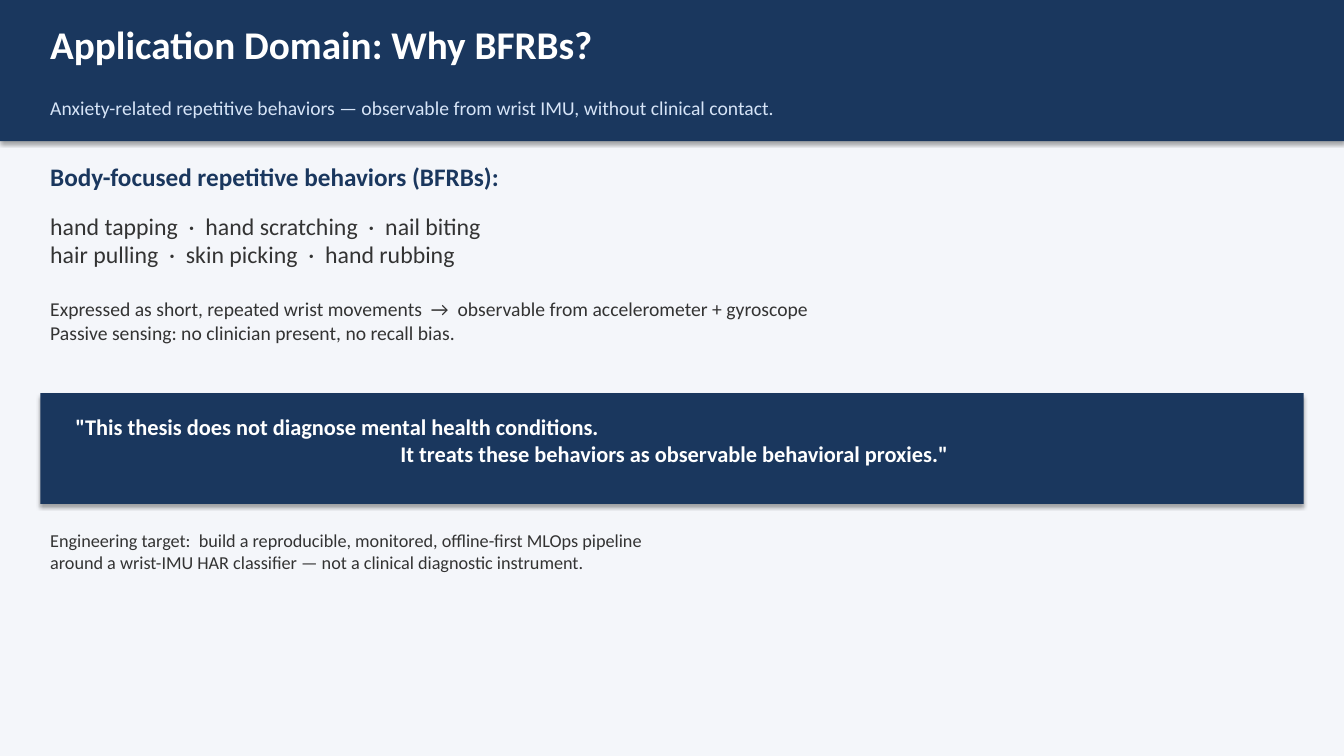
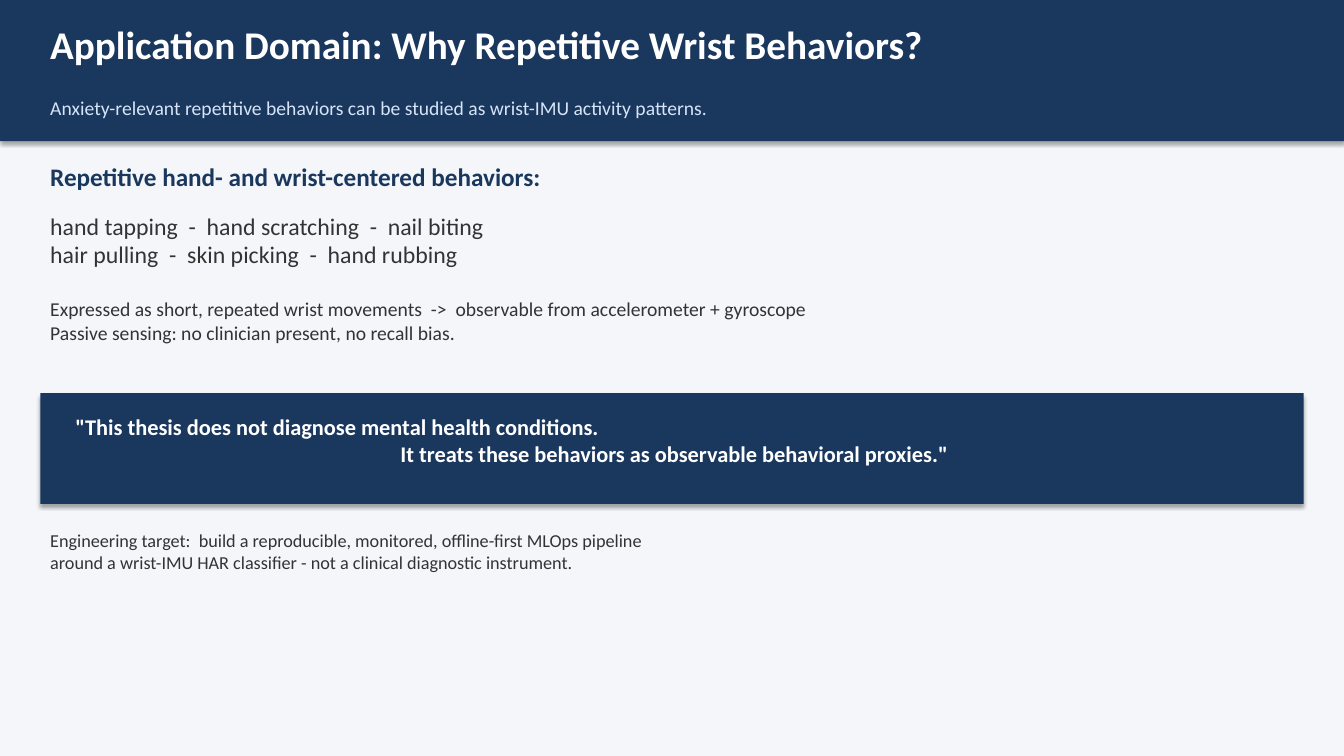
Before and after one commit to ShalinVachheta017/wearable-har-mlops-pipeline, a slide deck: slide 3 of internal/writing/defense_slides.pptx. Drawn at 1344x756 pixels with LibreOffice and Linux fonts; fonts in the diff are those of the drawing. Boxes give left, top, right and bottom in pixels: in the first picture for what was removed or moved away, otherwise in the second. Text is boxed around its words. In the diff, an @@ line names an element or a change of style, - is before the commit and + after.

```diff
--- a/internal/writing/defense_slides.pptx
+++ b/internal/writing/defense_slides.pptx
@@ text at <box>50,31,922,65</box>: text changed @@
-Application Domain: Why BFRBs?
+Application Domain: Why Repetitive Wrist Behaviors?
@@ text at <box>50,101,706,118</box>: text changed @@
-Anxiety-related repetitive behaviors — observable from wrist IMU, without clinical contact.
+Anxiety-relevant repetitive behaviors can be studied as wrist-IMU activity patterns.
@@ text at <box>50,168,540,190</box>: text changed @@
-Body-focused repetitive behaviors (BFRBs):
+Repetitive hand- and wrist-centered behaviors:
@@ text at <box>50,218,483,267</box>: text changed @@
-hand tapping · hand scratching · nail biting
-hair pulling · skin picking · hand rubbing
+hand tapping - hand scratching - nail biting
+hair pulling - skin picking - hand rubbing
@@ text at <box>50,302,805,344</box>: text changed @@
-Expressed as short, repeated wrist movements → observable from accelerometer + gyroscope
-Passive sensing: no clinician present, no recall bias.
+Expressed as short, repeated wrist movements -> observable from accelerometer + gyroscope
+Passive sensing: no clinician present, no recall bias.
@@ text at <box>50,534,641,572</box>: text changed @@
-Engineering target: build a reproducible, monitored, offline-first MLOps pipeline
-around a wrist-IMU HAR classifier — not a clinical diagnostic instrument.
+Engineering target: build a reproducible, monitored, offline-first MLOps pipeline
+around a wrist-IMU HAR classifier - not a clinical diagnostic instrument.
```
Also in this commit, not shown: 16 other slides changed, 2 other files.
